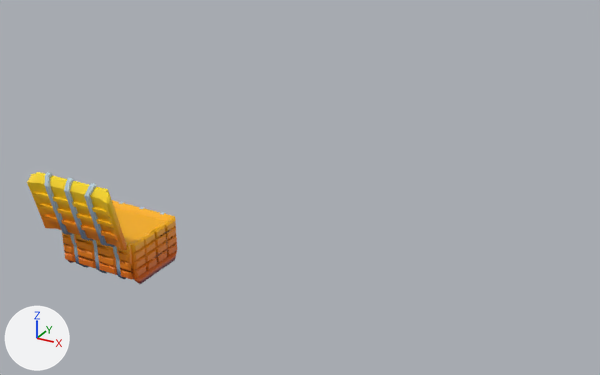
The FBX model Assets/3D Models/world_jasper/CHIPS_console.fbx, before and after one commit.
The view is the same before and after, from a 50 mm lens placed at (0.0413, -0.0276, 0.0214), pointed at (0.0206, 0.01, 0.0026). Lighting does not change. The marker at lower left points along +X, +Y and +Z. Vertices at the same position are counted once.

The first picture shows 'CHIPS_console'.
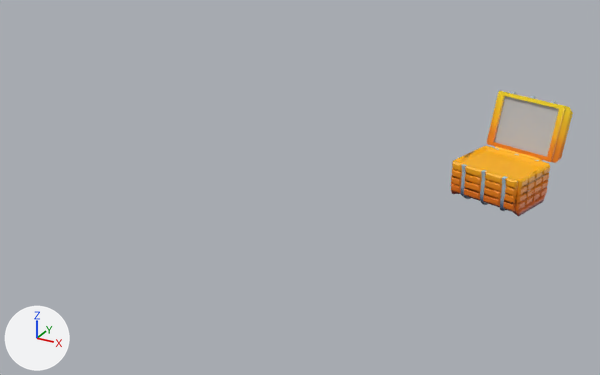
Commit message: [+] CHIPS OS

Location of each change, [x1, y1, x2, y2] in pixels of the pictures (600 x 375 px):
'CHIPS_console', recoloured, moved, turned: before [27, 172, 177, 284]; after [451, 91, 573, 217]
part 1 of me_mesh, recoloured: after [494, 96, 559, 157]

What the commit changed:
Material 'glowingscreen2' (mat_glowingscreen2) is new.
Its base color is (0.5, 0.5, 0.5) (grey #bcbcbc).
Its roughness is 0.749.
me_mesh has 1090 vertices, 1138 faces and spans x -0.257..0.257, y -0.296..0.296, z -0.278..0.267.
me_mesh is used by ob_chips_console; location (0.01431, 0.00121, 0.00298); rotation (1.571, 0.0, 0.0), in degrees (90, 0, 0); scale (0.01, 0.01, 0.01).
me_mesh part 1: the 1 face centred in x 0.0, y 0.11, z 0.188 switches from mat_texturesheet (picture img_environment_gradientmap_jasper_jpg) to mat_glowingscreen2 (grey #bcbcbc).
me_mesh now uses material mat_glowingscreen2 (grey #bcbcbc).
Object 'CHIPS_console' (ob_chips_console) moves from (0.01431, 0.00121, 0.00298) to (0.02954, 0.02032, 0.00298).
Object 'CHIPS_console' (ob_chips_console) turns from (90, 0, 0) to (90, 0, 165) degrees about x, y and z.
